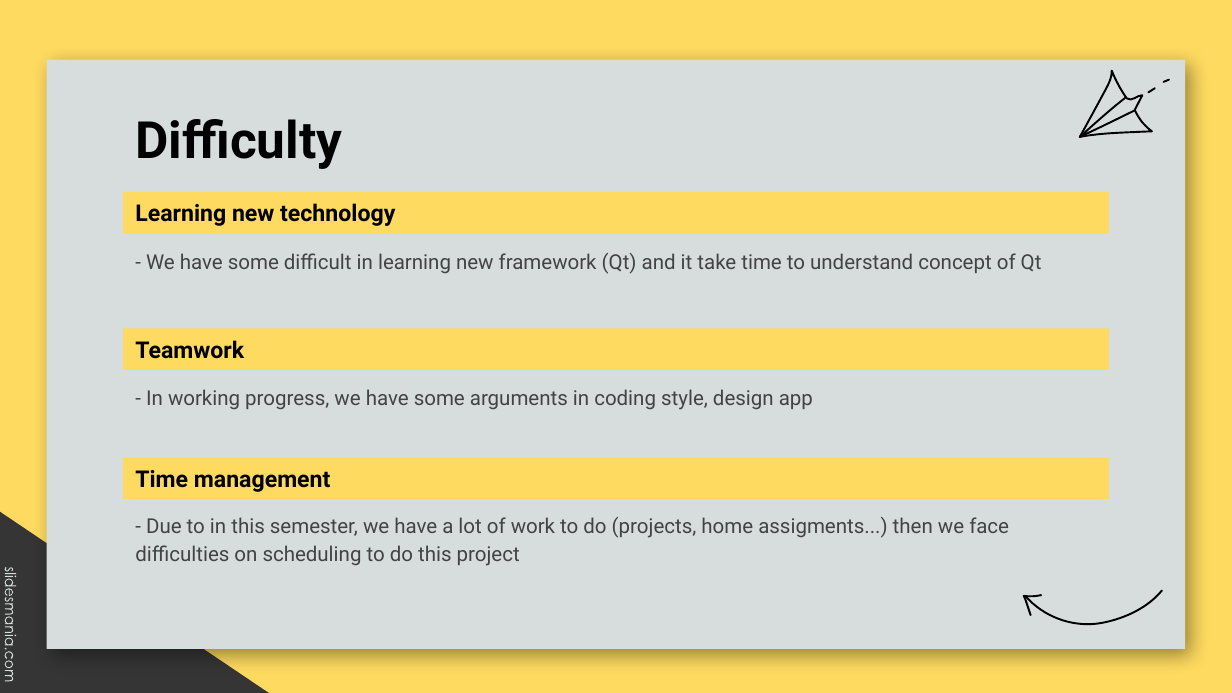
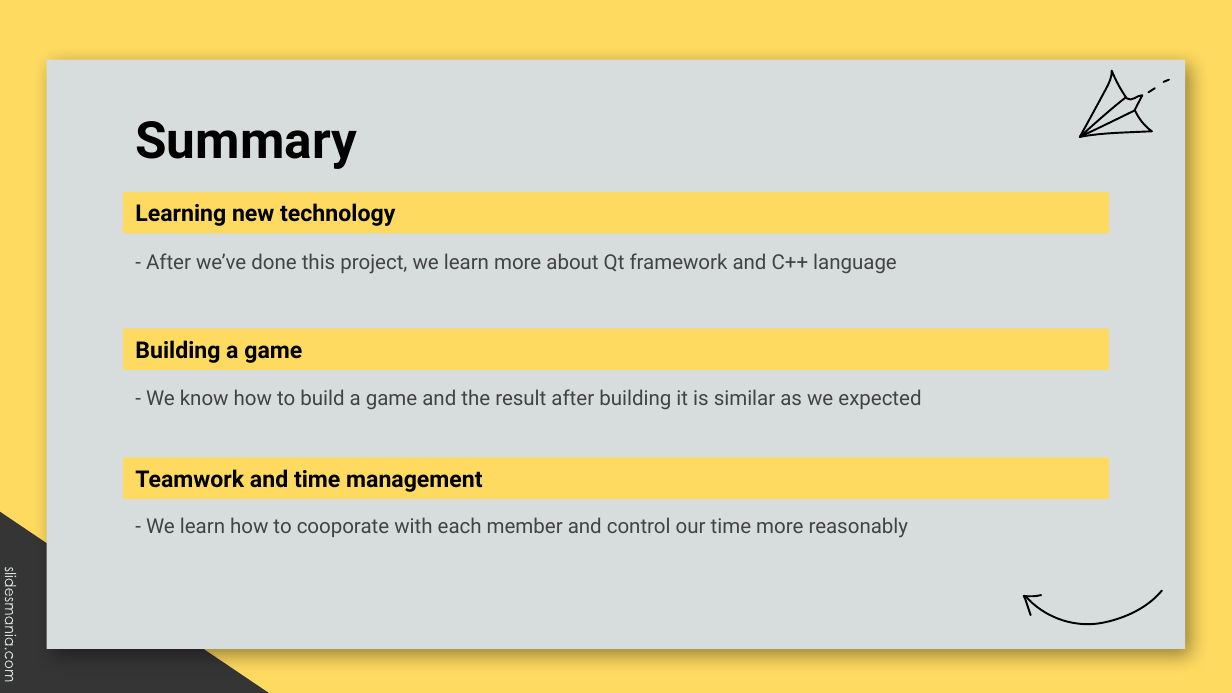
Before and after one commit to evmosss/Qt-DuoiHinhBatChu, a slide deck: slide 34 of report/report.pptx (slide 27 before the commit). Drawn at 1232x693 pixels with LibreOffice and Linux fonts; fonts in the diff are those of the drawing; background and template pictures are left out. Boxes give left, top, right and bottom in pixels: in the first picture for what was removed or moved away, otherwise in the second. Text is boxed around its words. In the diff, an @@ line names an element or a change of style, - is before the commit and + after.

```diff
--- a/report/report.pptx
+++ b/report/report.pptx
@@ title at [135, 121, 356, 169]: text changed @@
-Difficulty
+Summary
@@ text at [146, 253, 897, 274]: text changed @@
-- We have some difficult in learning new framework (Qt) and it take time to understand concept of Qt
+- After we’ve done this project, we learn more about Qt framework and C++ language
@@ subtitle at [135, 340, 302, 363]: text changed @@
-Teamwork
+Building a game
@@ text at [146, 389, 921, 409]: text changed @@
-- In working progress, we have some arguments in coding style, design app
+- We know how to build a game and the result after building it is similar as we expected
@@ subtitle at [135, 469, 482, 492]: text changed @@
-Time management
+Teamwork and time management
@@ text at [146, 517, 909, 538]: text changed @@
-- Due to in this semester, we have a lot of work to do (projects, home assigments...) then we face difficulties on scheduling to do this project
+- We learn how to cooporate with each member and control our time more reasonably
```
Also in this commit, not shown: 14 other slides changed, 8 slides added, 10 slides removed, 7 other files.
